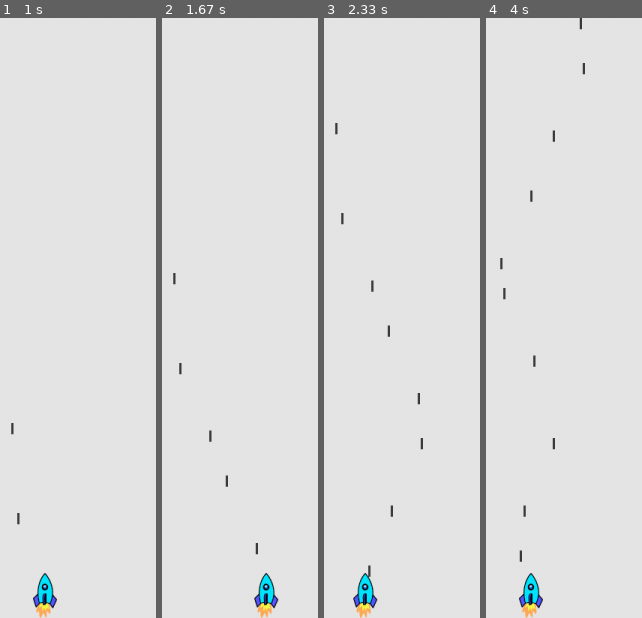
Above: before the commit, frames 1-4 (left to right).
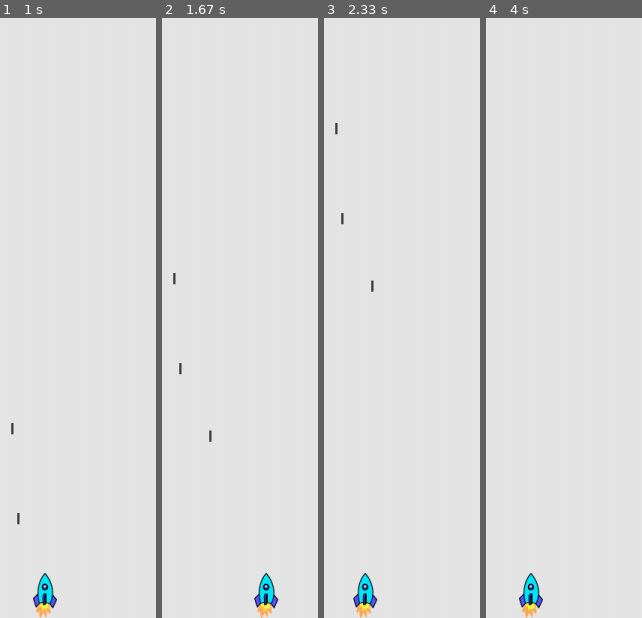
Above: after the commit, the same moments.

Repository: ArtemChemist/PyGame_Test
Game: pygame game, started from alien_invasion.py
Same seed, same stepped clock (60 frames per second), same inputs: the game is played once before the commit and once after it.
Inputs:
- Up to frame 1 (1 s): tap Space at 0.33, 0.73 s; hold Right from 0.67 s (still down)
- Up to frame 2 (1.67 s): tap Space at 1.03, 1.23, 1.53 s; release Right at 1.13 s; hold Right 1.17-1.63 s
- Up to frame 3 (2.33 s): hold Left 1.67-2.2 s; tap Space at 1.73, 2.03, 2.3 s; hold Left from 2.23 s (still down)
- Up to frame 4 (4 s): tap Space at 2.6, 2.73, 3.03, 3.4, 3.7, 3.9 s; release Left at 2.63 s; hold Right 2.67-3.3 s; hold Left 3.33-3.8 s; hold Right from 3.83 s (still down)

Frame 1 is identical in both runs. In frame 2, less than 0.1% of the frame differs, in the area x 40-62%, y 76-90%; in frame 3, 0.2%; in frame 4, 0.4%, in the area x 8-64%, y 0-91%.

Commit message:
Added bullets

Diff:
--- a/game_functions.py
+++ b/game_functions.py
@@ -31,8 +31,9 @@
     elif event_to_handle.key == pygame.K_LEFT:  #Go left
         ship.moving_l = True
     elif event_to_handle.key == pygame.K_SPACE:  #make a new bullet
-        new_bullet = Bullet(ai_set,screen,ship)
-        bullets.add(new_bullet)
+        if(len(bullets)<ai_set.bul_allowed):
+            new_bullet = Bullet(ai_set,screen,ship)
+            bullets.add(new_bullet)
 
 def handle_key_up(event_to_handle,ship):
     """
--- a/settings.py
+++ b/settings.py
@@ -16,3 +16,4 @@
         self.bullet_width = 3
         self.bullet_length = 15
         self.bulet_color = (60, 60,60)
+        self.bul_allowed = 3
Not shown, changed: .gitignore
